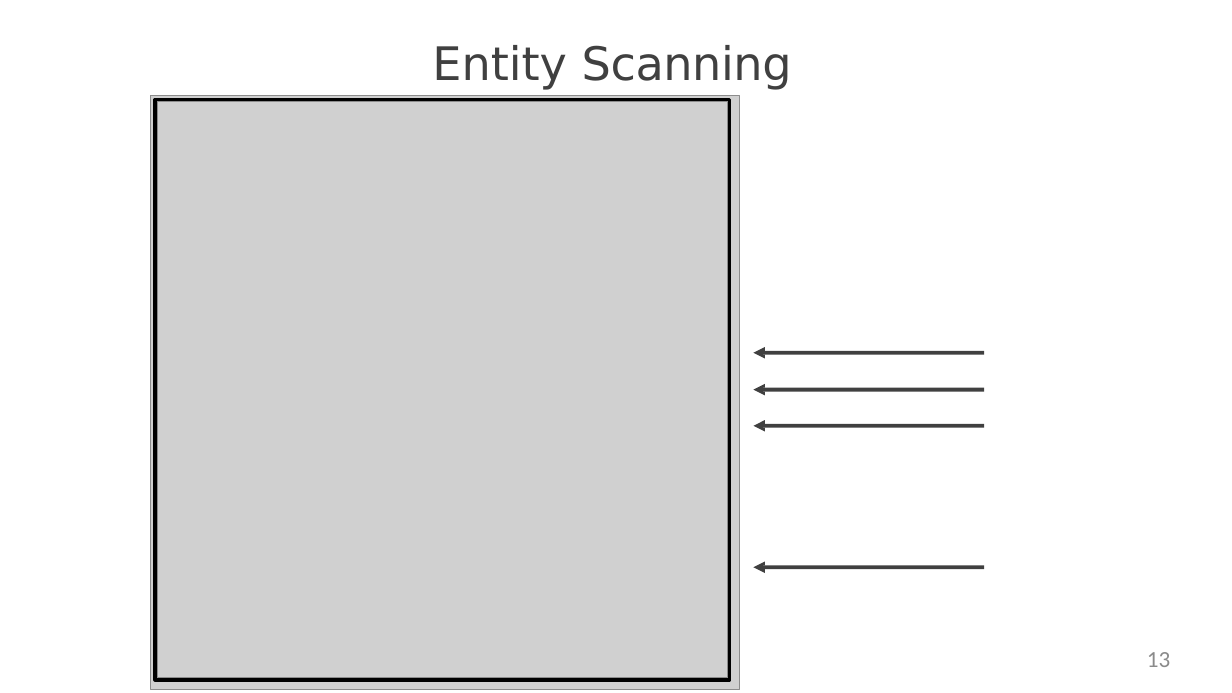
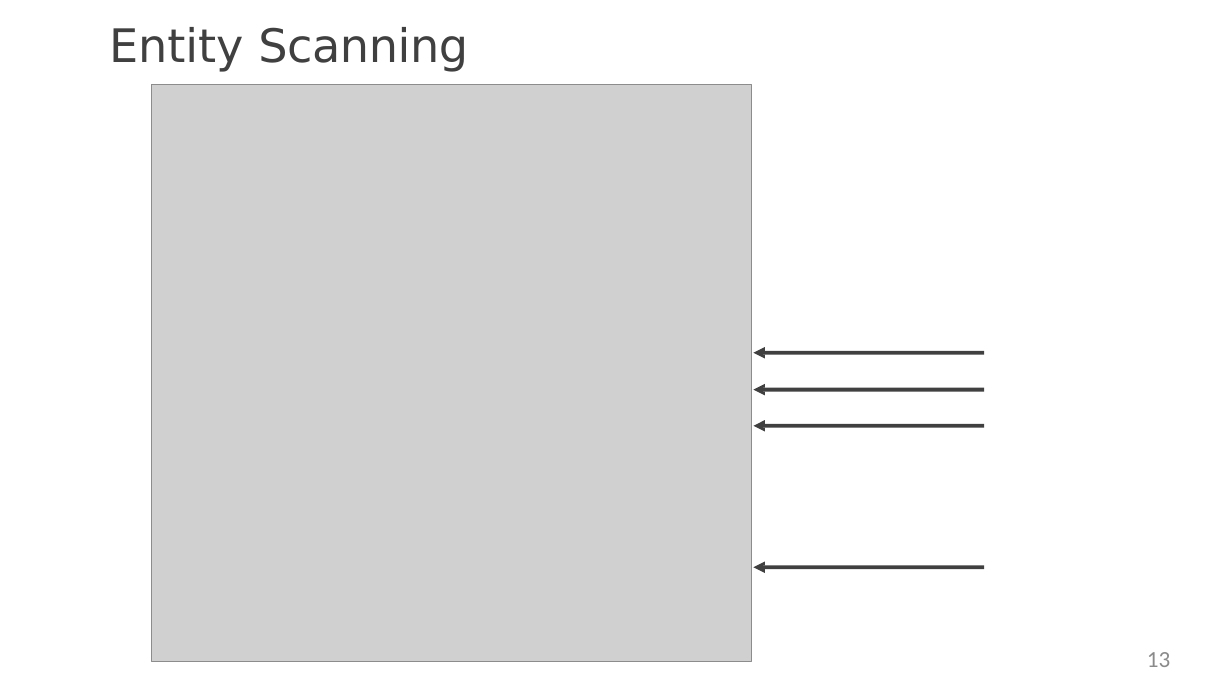
Before and after one commit to StevenJoseph19/Java-Apps, a slide deck: slide 13 of 3. Spring/Day 12/Slides/4. Accessing Data with Spring Boot and H2/accessing-data-with-spring-boot-and-h2-slides.pptx. Drawn at 1232x693 pixels with LibreOffice and Linux fonts; fonts in the diff are those of the drawing; grey boxes stand for pictures. Boxes give left, top, right and bottom in pixels: in the first picture for what was removed or moved away, otherwise in the second. Text is boxed around its words. In the diff, an @@ line names an element or a change of style, - is before the commit and + after.

Commit message:
Added Course Materials - Day 14

```diff
--- a/3. Spring/Day 12/Slides/4. Accessing Data with Spring Boot and H2/accessing-data-with-spring-boot-and-h2-slides.pptx
+++ b/3. Spring/Day 12/Slides/4. Accessing Data with Spring Boot and H2/accessing-data-with-spring-boot-and-h2-slides.pptx
@@ title "Entity Scanning": place and size @@
-title "Entity Scanning" at bbox=[432, 45, 792, 90]
+title "Entity Scanning" at bbox=[109, 27, 468, 72]
@@ picture: place and size @@
-picture at bbox=[151, 95, 739, 689]
+picture at bbox=[152, 85, 752, 662]
@@ freeform shape removed at bbox=[155, 100, 729, 680] @@
@@ picture removed at bbox=[157, 102, 727, 678] @@
```
